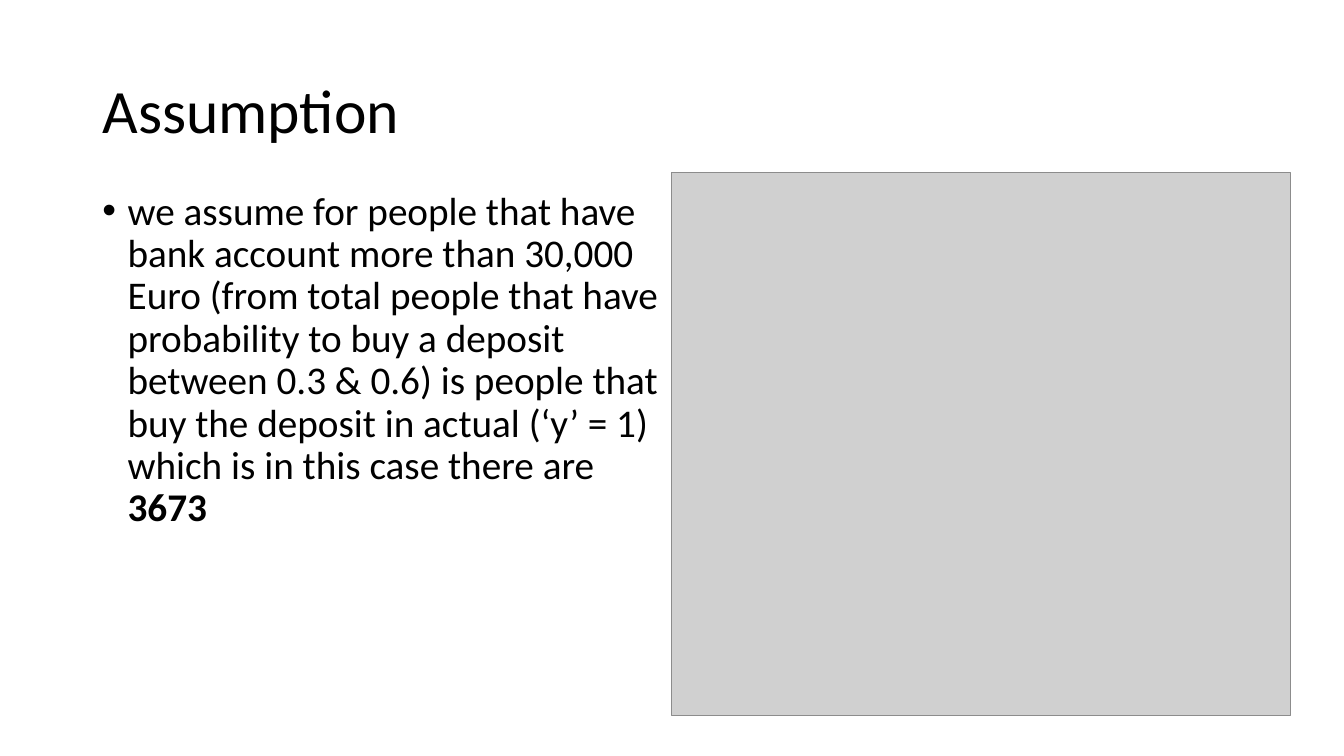
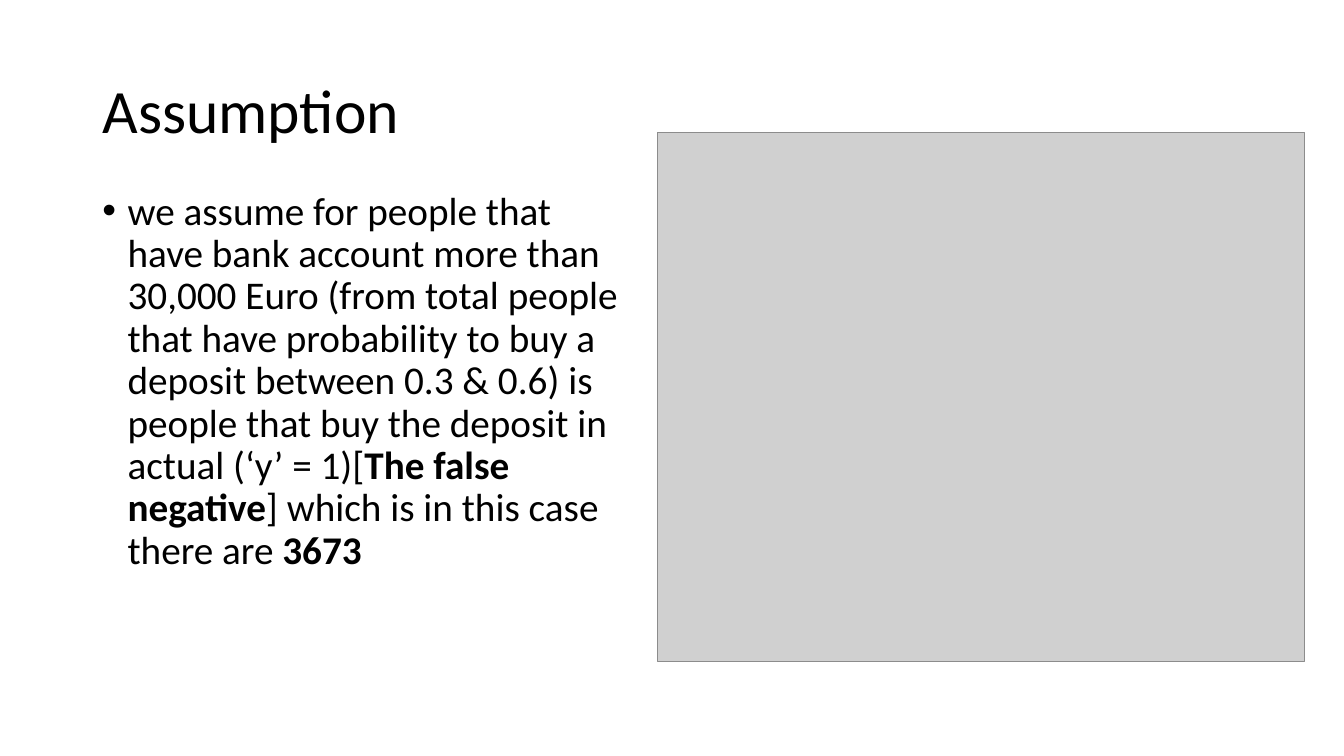
Before and after one commit to abdullahayas123/Tes-Model-Marketing-Scipy, a slide deck: slide 65 of Presentation-1.pptx (slide 63 before the commit). Drawn at 1344x756 pixels with LibreOffice and Linux fonts; fonts in the diff are those of the drawing; grey boxes stand for pictures. Boxes give left, top, right and bottom in pixels: in the first picture for what was removed or moved away, otherwise in the second. Text is boxed around its words. In the diff, an @@ line names an element or a change of style, - is before the commit and + after.

```diff
--- a/Presentation-1.pptx
+++ b/Presentation-1.pptx
@@ picture: place and size @@
-picture at [673,172,1291,716]
+picture at [657,132,1305,661]
@@ text at [128,197,618,565]: text changed @@
-• we assume for people that have bank account more than 30,000 Euro (from total people that have probability to buy a deposit between 0.3 & 0.6) is people that buy the deposit in actual (‘y’ = 1) which is in this case there are 3673
+• we assume for people that have bank account more than 30,000 Euro (from total people that have probability to buy a deposit between 0.3 & 0.6) is people that buy the deposit in actual (‘y’ = 1)[The false negative] which is in this case there are 3673
```
Also in this commit, not shown: 1 other slide changed, 2 slides added.
